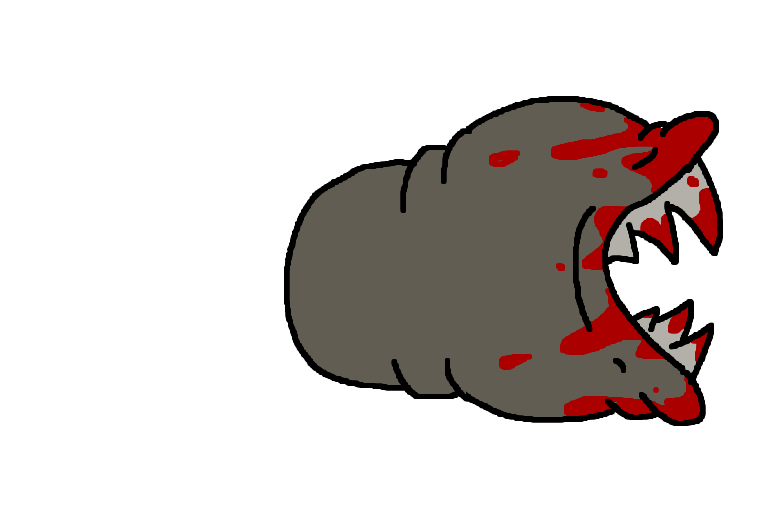
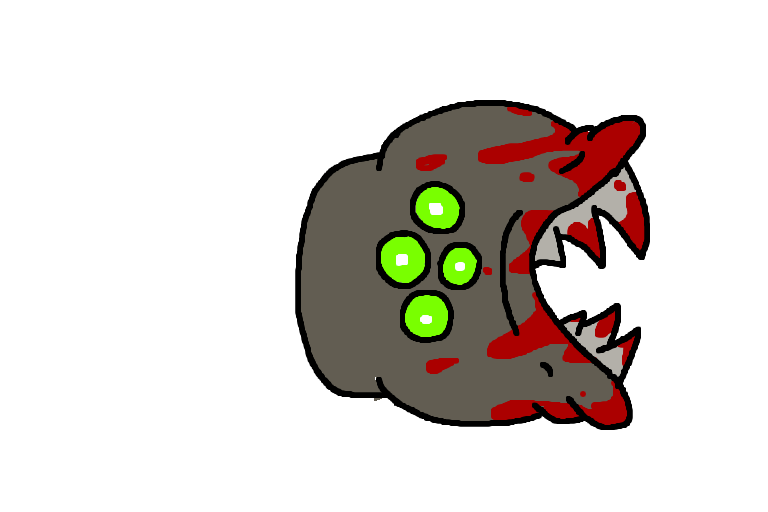
Layered file, before and after one edit (w=768, h=512). Changes by layer:
painted on "outline #1" over box(284, 96, 723, 430)
painted on "cm color #1" over box(416, 101, 720, 428)
painted on "cm color" over box(287, 99, 720, 428)
